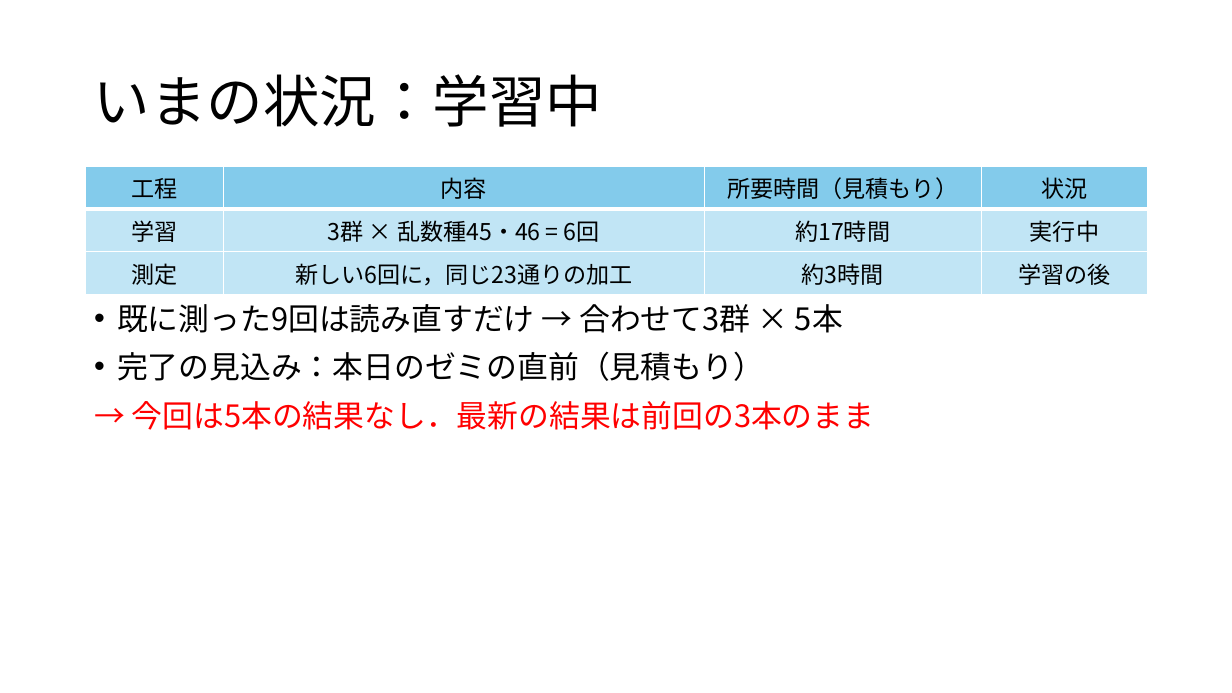
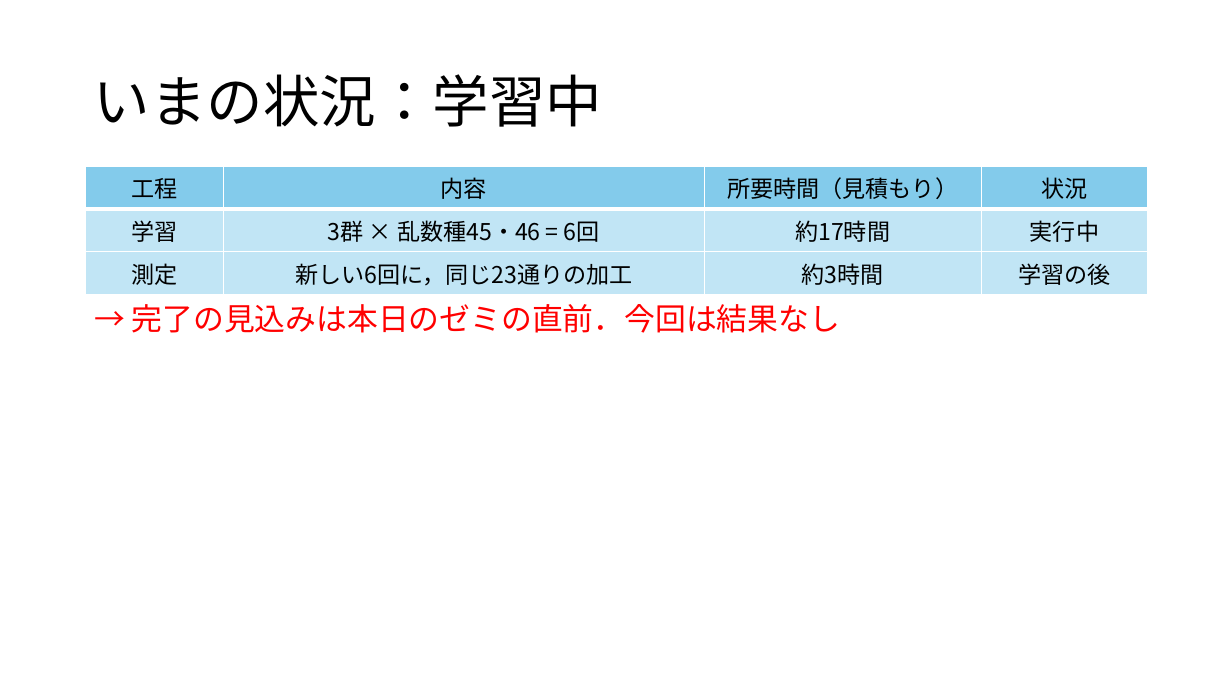
Before and after one commit to tomoking2004/cotar, a slide deck: slide 4 of presentations/20261106_進捗報告.pptx. Drawn at 1232x693 pixels with LibreOffice and Linux fonts; fonts in the diff are those of the drawing. Boxes give left, top, right and bottom in pixels: in the first picture for what was removed or moved away, otherwise in the second. Text is boxed around its words. In the diff, an @@ line names an element or a change of style, - is before the commit and + after.

Commit message:
docs: cut the seminar deck to six slides
- 資料：見積もりの式，乱数種ごとの値，読み方の分岐の表を外した
- 資料：3章の注記が変わるのに「1–4章は変わらない」と書いた誤りを直した
- principles.md：進捗報告は聴き手の判断に要るところまでで止める，を規定にした

```diff
--- a/presentations/20261106_進捗報告.pptx
+++ b/presentations/20261106_進捗報告.pptx
@@ text at box(132, 304, 840, 333): text changed; text colour #000000 to #FF0000 @@
-• 既に測った9回は読み直すだけ → 合わせて3群 × 5本
-• 完了の見込み：本日のゼミの直前（見積もり）
-→ 今回は5本の結果なし．最新の結果は前回の3本のまま
+→ 完了の見込みは本日のゼミの直前．今回は結果なし
```
Also in this commit, not shown: 4 other slides changed, 3 slides removed, 1 other file.
